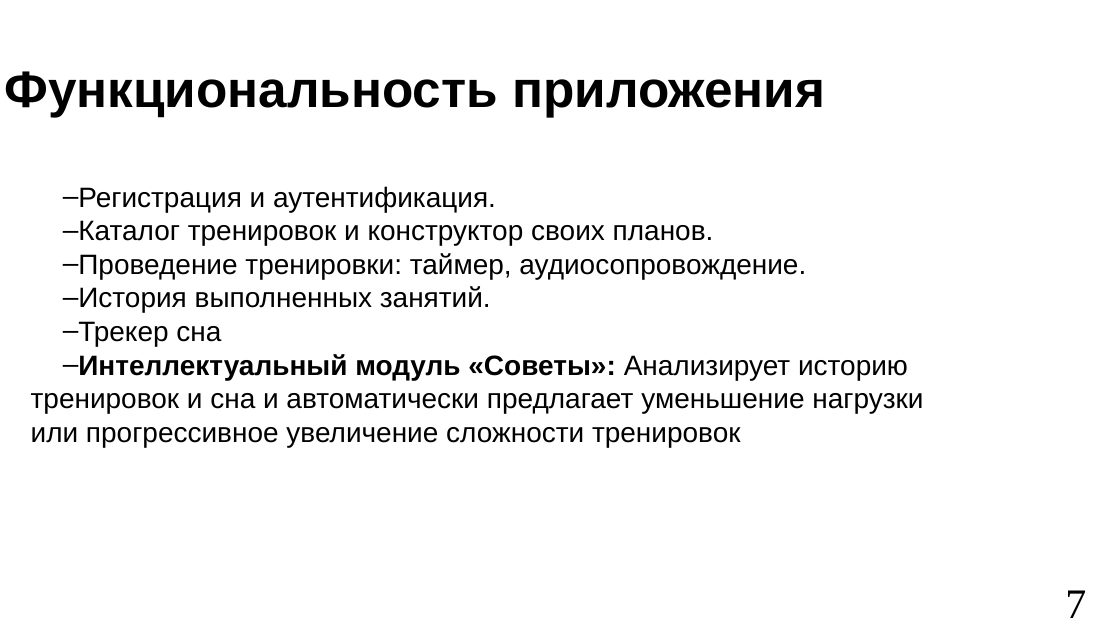
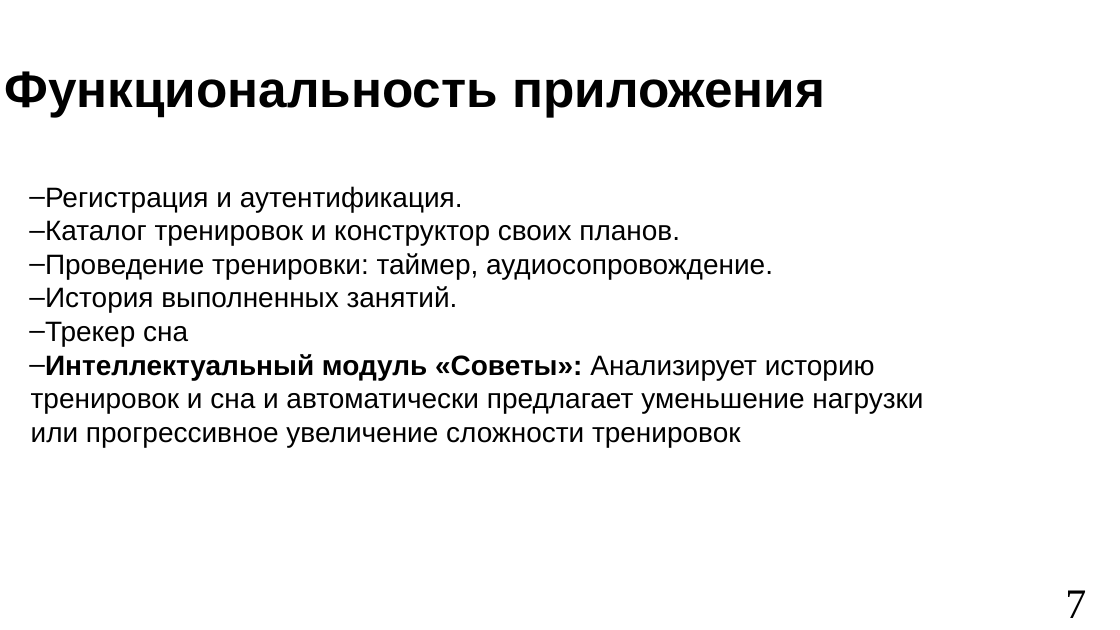
Before and after one commit to vafeenHub/VSU-scientific-activities_6-7-8-semester, a slide deck: slide 7 of src/works/diploma/presentation.odp. Drawn at 1120x630 pixels with LibreOffice and Linux fonts; fonts in the diff are those of the drawing. Boxes give left, top, right and bottom in pixels: in the first picture for what was removed or moved away, otherwise in the second. Text is boxed around its words. In the diff, an @@ line names an element or a change of style, - is before the commit and + after.

```diff
--- a/src/works/diploma/presentation.odp
+++ b/src/works/diploma/presentation.odp
@@ text "Регистрация и аутентификация." at [29,186,923,447]: indent changed @@
```
Also in this commit, not shown: 5 other slides changed, 2 other files.
